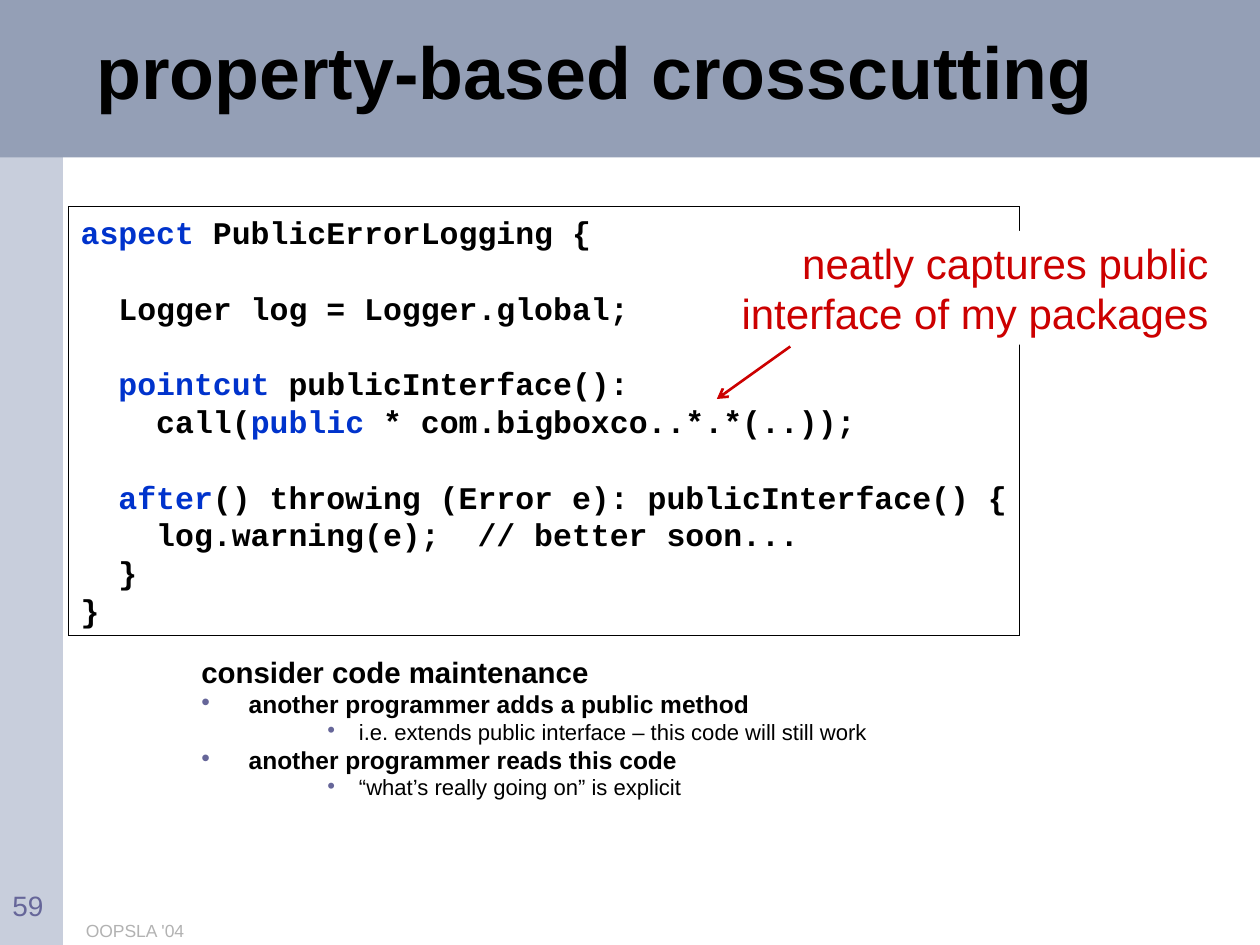
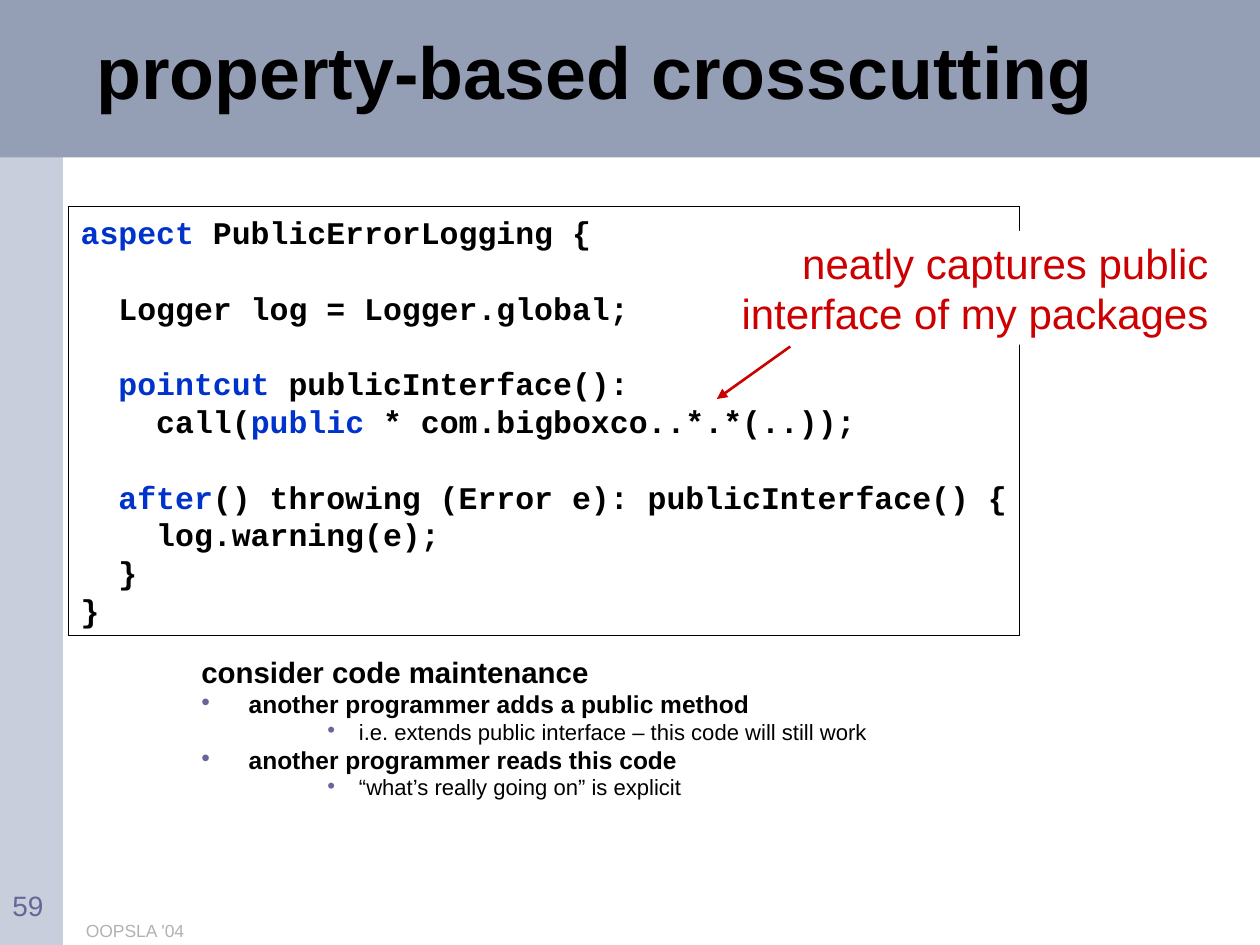
Before and after one commit to eclipse-aspectj/aspectj, a slide deck: slide 59 of docs/teaching/tutorial.ppt. Drawn at 1260x945 pixels with LibreOffice and Linux fonts; fonts in the diff are those of the drawing. Boxes give left, top, right and bottom in pixels: in the first picture for what was removed or moved away, otherwise in the second. Text is boxed around its words. In the diff, an @@ line names an element or a change of style, - is before the commit and + after.

```diff
--- a/docs/teaching/tutorial.ppt
+++ b/docs/teaching/tutorial.ppt
@@ arrow (790, 346) - (717, 399): arrowheads changed @@
@@ text in rectangle at (156,524,440,553): text changed @@
-log.warning(e); // better soon...
+log.warning(e);
```
Also in this commit, not shown: 6 other slides changed.
